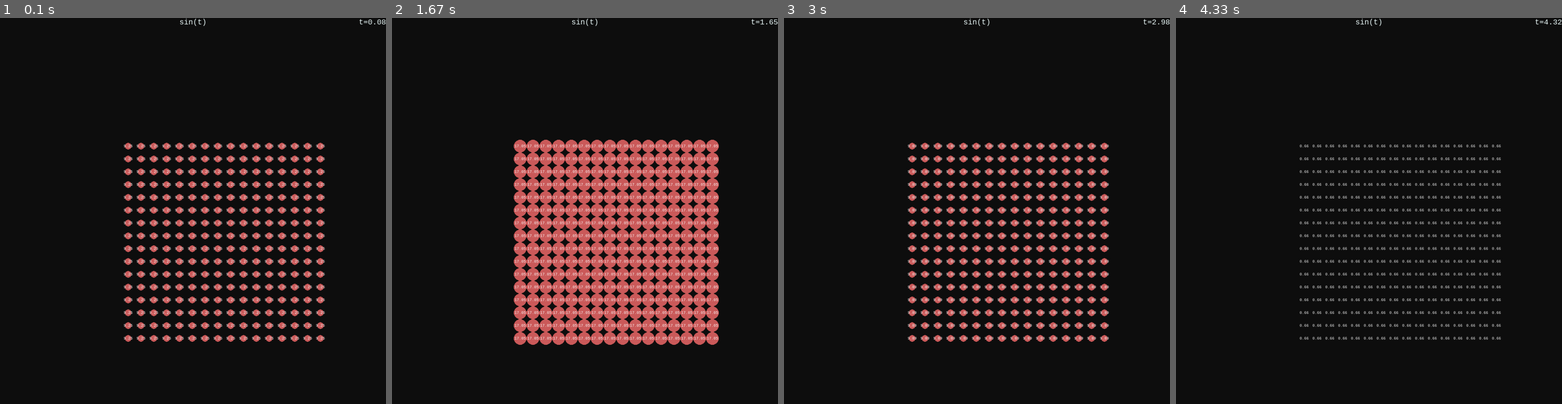
Above: before the commit, frames 1-4 (left to right).
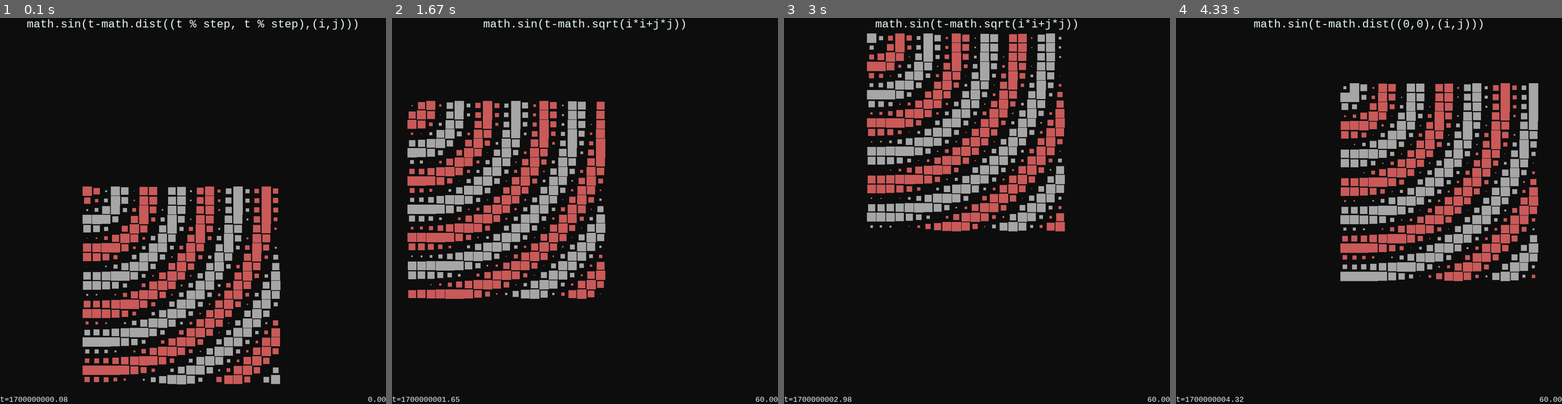
Above: after the commit, the same moments.

Repository: hitbox/scratch
Game: pygame game, started from littleshader/littleshader.py
The game is run twice, just before and just after one commit, with the same random seed, the same clock (stepped at 60 frames per second) and the same inputs.
Inputs:
- Up to frame 1 (0.1 s): no input
- Up to frame 2 (1.67 s): hold Right 0.33-0.8 s; hold Right 0.83-1.3 s; hold Left from 1.33 s (still down)
- Up to frame 3 (3 s): release Left at 1.87 s; hold Left 1.9-2.3 s; hold Right 2.33-2.97 s
- Up to frame 4 (4.33 s): hold Left 3-3.47 s; hold Right 3.5-3.97 s; hold Right from 4 s (still down)

The runs differ from the first frame. In frame 1, 19% of the frame differs, in the area x 0-100%, y 0-100%; in frame 2, 32%; in frame 3, 20%; in frame 4, 17%.

Commit message:
better littleshader
- matches https://tixy.land/ better after understanding that x and y
  are indexes.
- draw as circles or rects.
- more expressions.
- left/right arrow keys to switch expressions.
- just use time.time() for time.

Diff:
--- a/littleshader/littleshader.py
+++ b/littleshader/littleshader.py
@@ -23,11 +23,16 @@
 )
 
 EXAMPLES = [
-    'sin(t)',
-    'sin(y/8+t)',
-    #'sin(t - dist(graph_center, (x,y)))',
-    'sin(t-sqrt(x*x+y*y))',
-    'sin(t+i)',
+    'math.sin(t-math.dist((t % step, t % step),(i,j)))', # dist from shifting index
+    'math.sin(t-math.sqrt(i*i+j*j))', # 1
+    'math.sin(t-math.dist((0,0),(i,j)))', # 1
+    'math.sin(t-math.dist((step,step),(i,j)))', # opposite of 1
+    'math.sin(j/8+t)',
+    'math.sin(t)',
+    'math.sin(t-math.sqrt((i-7.5)**2+(j-6)**2))',
+    'math.cos(t)',
+    'math.sin(t+i)',
+    'math.sin(t+j)',
 ]
 
 class EventMixin:
@@ -56,85 +61,114 @@
 
 class ShaderScene(EventMixin, SceneBase):
 
-    def __init__(self, expressions, step):
+    def __init__(self, expressions, step, draw_as):
         assert expressions
         self.expressions = expressions
         self.expression_index = 0
         self.expression = self.expressions[self.expression_index]
         self.step = step
+        assert draw_as in ('circle', 'rect')
+        self.draw_as = getattr(self, f'draw_radius_as_{draw_as}')
         #
         self.clock = pygame.time.Clock()
         self.frames_per_second = 60
         self.color1 = pygame.Color('darkgray')
         self.color2 = pygame.Color('indianred')
         self.background_color = 'gray6'
+
         self.gui_font = pygame.font.SysFont('monospace', 20)
+        self.gui_big_font = pygame.font.SysFont('monospace', 30)
         self.gui_small_font = pygame.font.SysFont('monospace', 10)
+        self.gui_color = 'azure'
+
         self.reset()
 
     def reset(self):
         self.window = pygame.display.get_surface()
         self.frame = self.window.get_rect()
-        self.graph = self.frame.inflate(-self.frame.width/3, -self.frame.height/3)
-        self.positions = list(
-            gridpositions(
-                self.graph,
-                self.graph.width / self.step,
-                self.graph.height / self.step,
-            )
-        )
+        self.graph = self.frame.inflate(-self.frame.width/2, -self.frame.height/2)
         self.radius_a = 0
         self.radius_b = (min(self.graph.size) / self.step) / 2
-        self.elapsed = 0
 
     def on_keydown(self, event):
-        if event.key == pygame.K_ESCAPE:
+        if event.key in (pygame.K_ESCAPE, pygame.K_q):
             post_quit()
         elif event.key in (pygame.K_LEFT, pygame.K_RIGHT):
             # prev/next expression
-            pass
+            if event.key == pygame.K_LEFT:
+                di = -1
+            else:
+                di = +1
+            self.expression_index = (self.expression_index + di) % len(self.expressions)
+            self.expression = self.expressions[self.expression_index]
 
     def update(self):
-        frame_elapsed = self.clock.tick(self.frames_per_second)
-        self.elapsed += frame_elapsed
+        self.clock.tick(self.frames_per_second)
         self.draw()
 
     def draw(self):
         self.window.fill(self.background_color)
-        t = self.elapsed / 1000
+        t = time.time()
+        self.graph.centerx = self.frame.centerx + math.cos(t) * (self.frame.width / 5)
+        self.graph.centery = self.frame.centery + math.sin(t) * (self.frame.height / 5)
         if self.expression:
-            self.draw_circles(t)
+            self.draw_expression(t)
         self.draw_gui(t)
         pygame.display.flip()
 
-    def draw_circles(self, t):
-        for i, (x, y) in enumerate(self.positions):
-            radius = calc(self.expression, i, t, x, y)
-            radius = remap(radius, -1, +1, self.radius_a, self.radius_b)
-            color = self.color1 if math.sin(t) < 0 else self.color2
-            pos = (self.graph.x + x, self.graph.y + y)
-            pygame.draw.circle(self.window, color, pos, radius)
-            radius_image = self.gui_small_font.render(f'{radius:0.2f}', True, 'white')
-            self.window.blit(radius_image, radius_image.get_rect(center=pos))
+    def _render(self, string):
+        return self.gui_font.render(string, True, self.gui_color)
+
+    def _render_small(self, string):
+        return self.gui_small_font.render(string, True, self.gui_color)
+
+    def _render_big(self, string):
+        return self.gui_big_font.render(string, True, self.gui_color)
+
+    def draw_expression(self, t):
+        step = self.step
+        ystep = int(self.graph.height / step)
+        yitems = enumerate(range(self.graph.top, self.graph.bottom, ystep))
+        for j, y in yitems:
+            xstep = int(self.graph.width / step)
+            xitems = enumerate(range(self.graph.left, self.graph.right, xstep))
+            for i, x in xitems:
+                radius = eval(self.expression, globals(), locals())
+                color = self.color1 if radius < 0 else self.color2
+                radius = remap(abs(radius), 0, +1, self.radius_a, self.radius_b)
+                self.draw_as(radius, x, y, color)
+
+    def draw_radius_as_circle(self, radius, x, y, color):
+        pygame.draw.circle(self.window, color, (x, y), radius)
+
+    def draw_radius_as_rect(self, radius, x, y, color):
+        side = radius * 2
+        rect = pygame.Rect(0, 0, side, side)
+        rect.center = (x, y)
+        pygame.draw.rect(self.window, color, rect)
 
     def draw_gui(self, t):
-
-        def _render(string):
-            return self.gui_font.render(string, True, 'azure')
-
-        t_image = _render(f'{t=:0.2f}')
+        t_image = self._render(f'{t=:0.2f}')
         self.window.blit(
             t_image,
             t_image.get_rect(
-                topright = self.frame.topright,
+                bottomleft = self.frame.bottomleft,
             ),
         )
 
-        expression_image = _render(str(self.expression))
+        expression_image = self._render_big(str(self.expression))
         self.window.blit(
             expression_image,
             expression_image.get_rect(
                 midtop = self.frame.midtop,
+            )
+        )
+
+        fps_image = self._render(f'{self.clock.get_fps():.2f}')
+        self.window.blit(
+            fps_image,
+            fps_image.get_rect(
+                bottomright = self.frame.bottomright,
             )
         )
 
@@ -166,9 +200,9 @@
     return product(xrange, yrange)
 
 def calc(expr, i, t, x, y, **extra_context):
-    context = locals()
-    del context['expr']
+    context = dict(i=i, t=t, x=x, y=y)
     context.update(BASE_CONTEXT)
+    context.update(extra_context)
     return eval(expr, context)
 
 def sizetype(string):
@@ -198,9 +232,9 @@
         description = main.__doc__,
     )
     parser.add_argument('--expr', help='Expression to render.')
-    parser.add_argument('--export')
     parser.add_argument('--size', type=sizetype, default='1024')
     parser.add_argument('--step', type=int, default=20)
+    parser.add_argument('--draw-as', choices=['circle', 'rect'], default='rect')
     args = parser.parse_args(argv)
 
     expressions = [args.expr] if args.expr else EXAMPLES
@@ -208,16 +242,8 @@
     pygame.display.set_mode(args.size)
     pygame.font.init()
 
-    shader_scene = ShaderScene(expressions, args.step)
+    shader_scene = ShaderScene(expressions, args.step, args.draw_as)
     run(shader_scene)
-
-    return
-
-    loop(
-        expressions,
-        export_frames_path = args.export,
-        size = args.size,
-    )
 
 if __name__ == '__main__':
     main()
